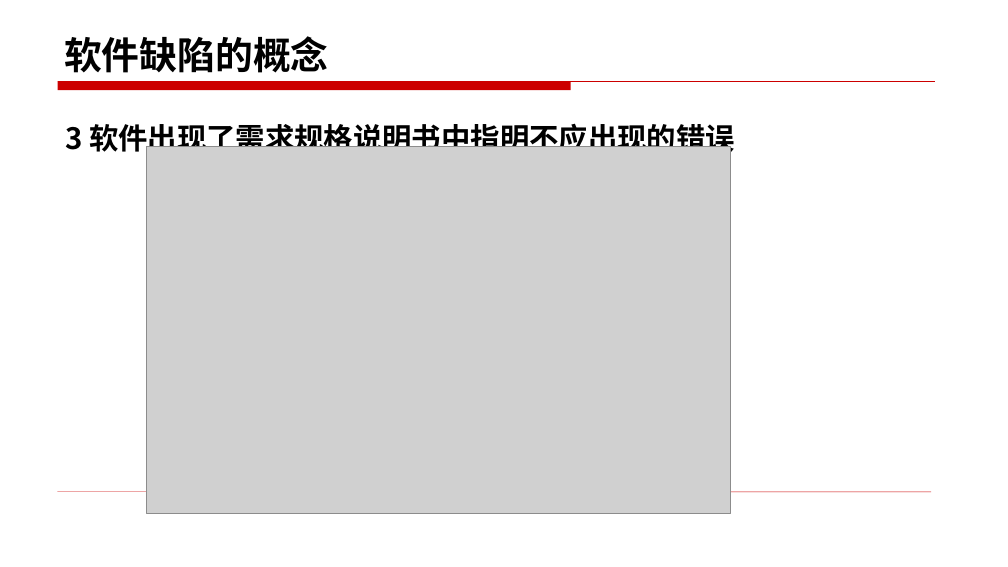
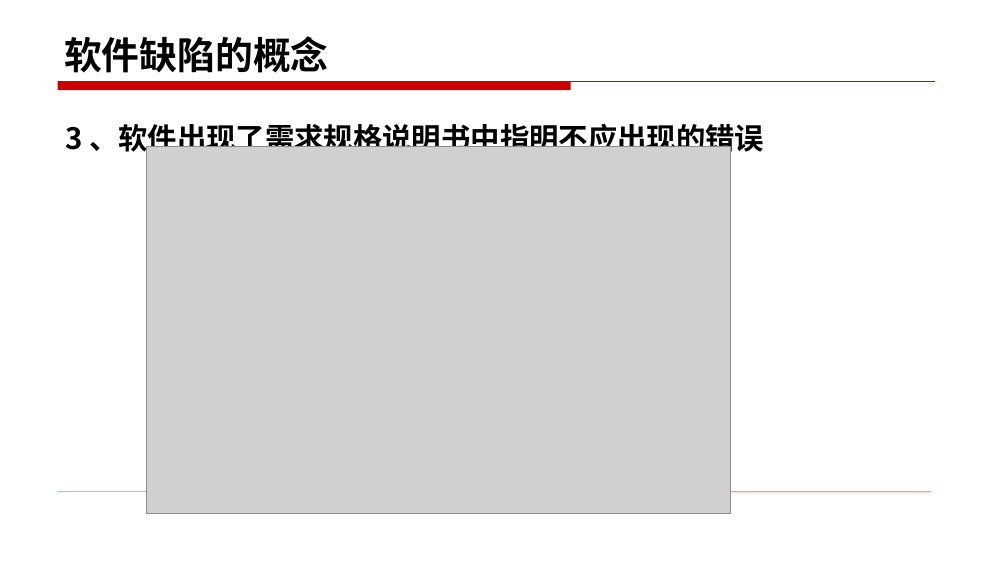
Before and after one commit to edu2act/course-foundation-software-tesing, a slide deck: slide 59 of materials/slides/1.1.pptx (slide 52 before the commit). Drawn at 1008x567 pixels with LibreOffice and Linux fonts; fonts in the diff are those of the drawing; grey boxes stand for pictures. Boxes give left, top, right and bottom in pixels: in the first picture for what was removed or moved away, otherwise in the second. Text is boxed around its words. In the diff, an @@ line names an element or a change of style, - is before the commit and + after.

```diff
--- a/materials/slides/1.1.pptx
+++ b/materials/slides/1.1.pptx
@@ text at bbox=[65, 120, 764, 158]: text changed @@
-3 软件出现了需求规格说明书中指明不应出现的错误
+3 、软件出现了需求规格说明书中指明不应出现的错误
```
Also in this commit, not shown: 10 other slides changed, 12 slides added, 6 slides removed, 18 other files.
